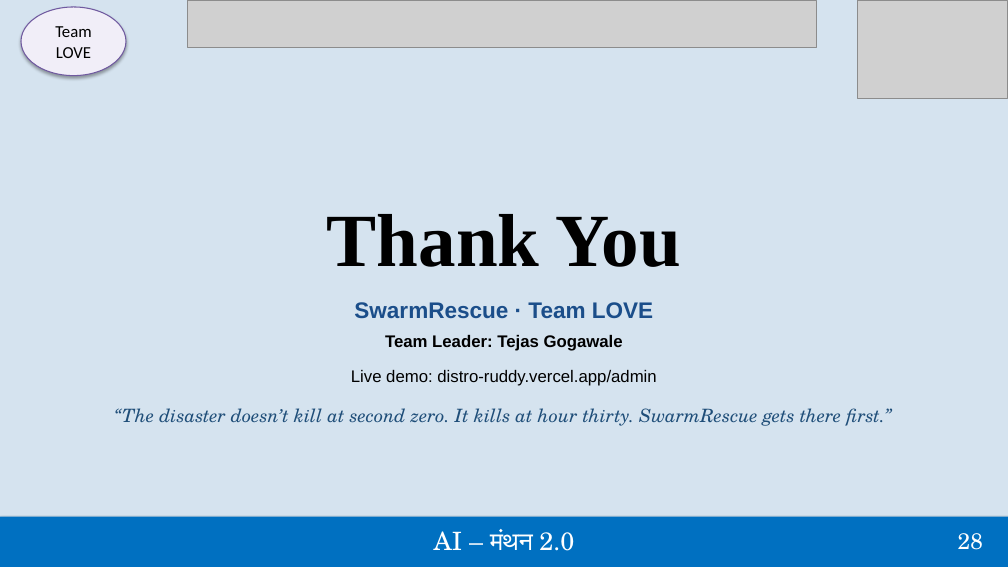
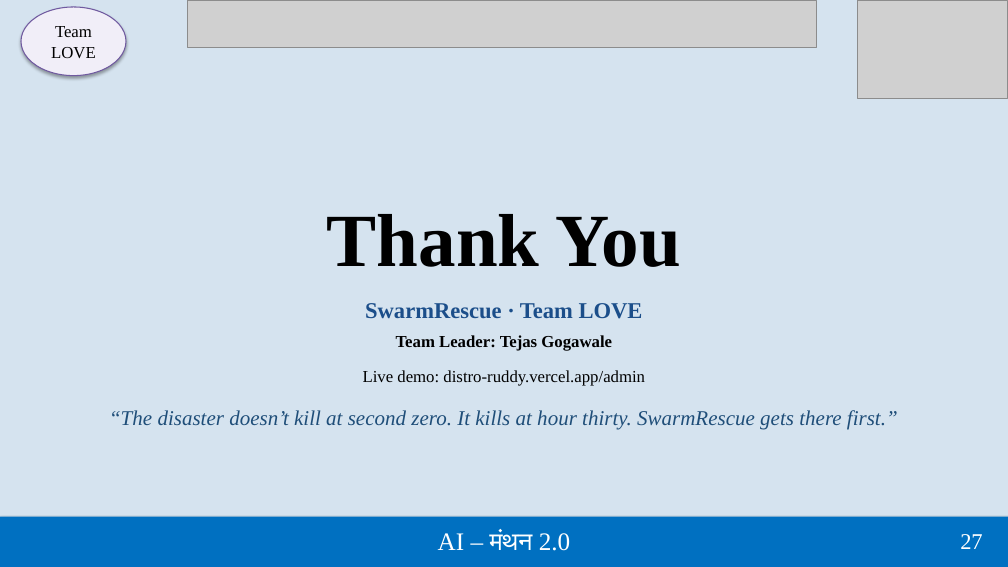
Before and after one commit to TejasGogawale/Drone-swarm, a slide deck: slide 27 of pitch/SwarmRescue_AI_Manthan.pptx (slide 28 before the commit). Drawn at 1008x567 pixels with LibreOffice and Linux fonts; fonts in the diff are those of the drawing; grey boxes stand for pictures. Boxes give left, top, right and bottom in pixels: in the first picture for what was removed or moved away, otherwise in the second. Text is boxed around its words. In the diff, an @@ line names an element or a change of style, - is before the commit and + after.

Commit message:
docs: add comprehensive README for Drone-Swarm and update pitch deck

```diff
--- a/pitch/SwarmRescue_AI_Manthan.pptx
+++ b/pitch/SwarmRescue_AI_Manthan.pptx
@@ ellipse "Team" at [21,7,126,76]: font Calibri to Times New Roman @@
@@ font Arial to Times New Roman in 3 elements at [365,303,643,319], [396,335,612,351], [363,370,645,386] @@
@@ text "“The disaster doesn’t kill at ..." at [109,410,898,430]: size 17.5 to 20 pt, font TeX Gyre Schola to Times New Roman @@
@@ text "AI – मंथन 2.0" at [438,531,571,551]: font TeX Gyre Schola to Times New Roman @@
@@ text at [960,534,983,549]: text changed; font TeX Gyre Schola to Times New Roman @@
-28
+27
```
Also in this commit, not shown: 24 other slides changed, 2 slides added, 3 slides removed, 1 other file.
